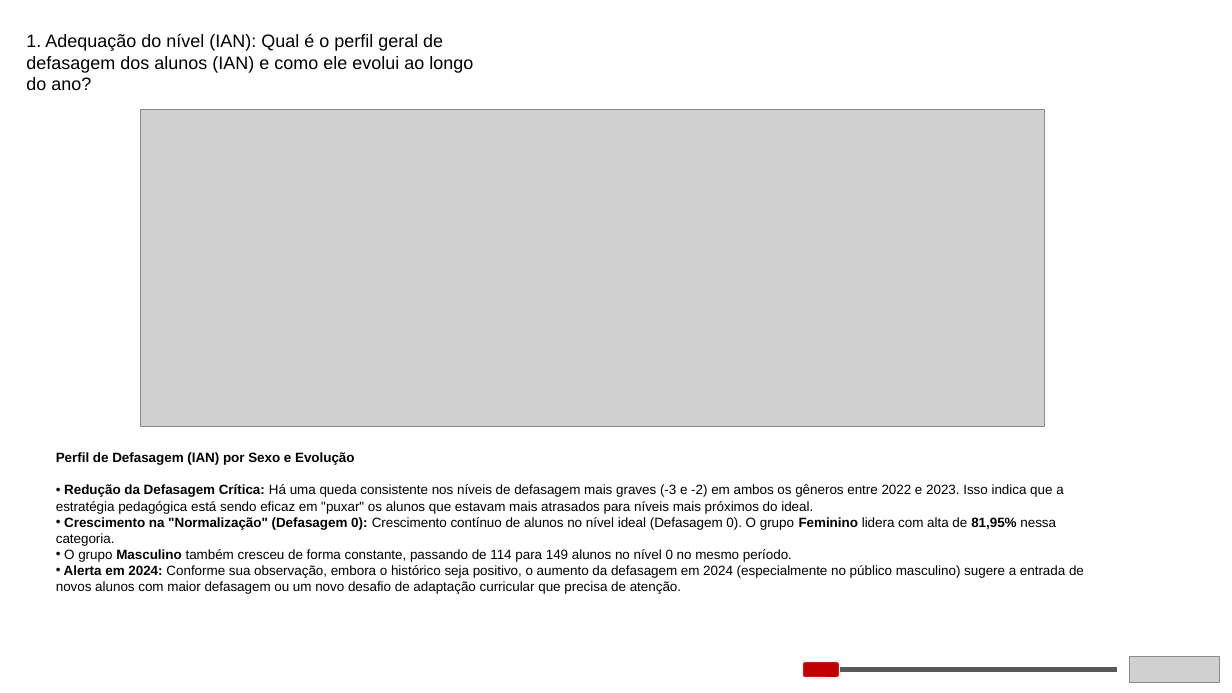
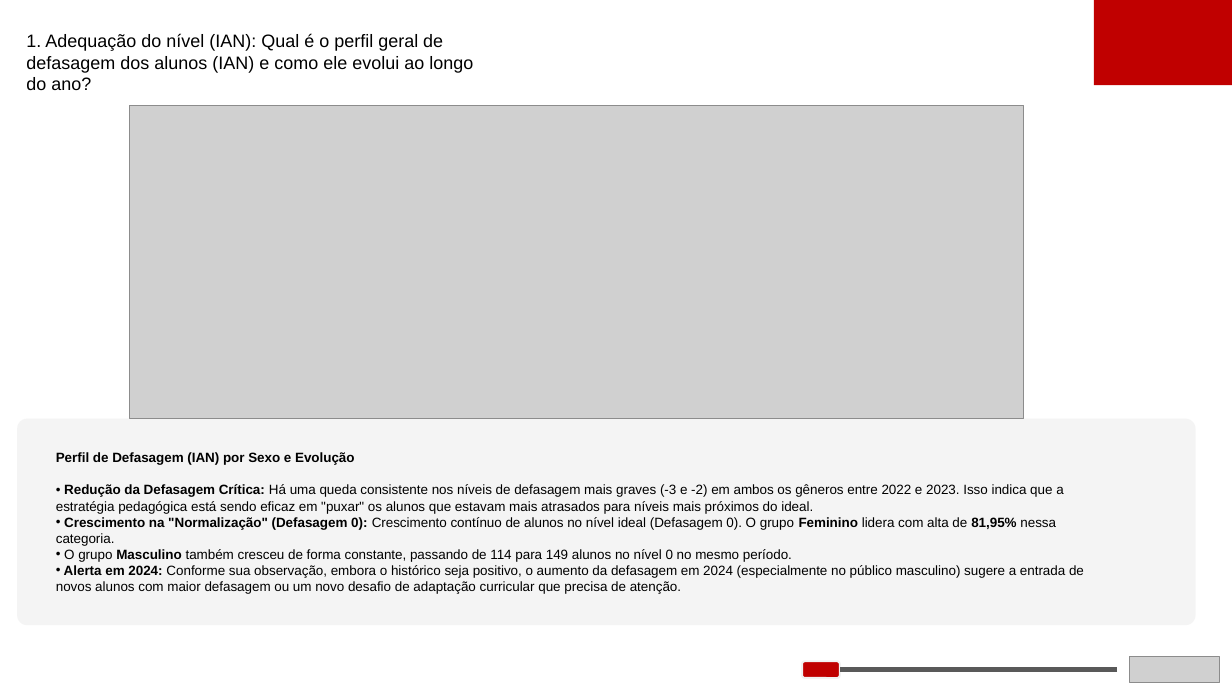
Before and after one commit to vbomura/tc5, a slide deck: slide 3 of Apresentacao/Apresentação_Datathon.pptx. Drawn at 1232x693 pixels with LibreOffice and Linux fonts; fonts in the diff are those of the drawing; grey boxes stand for pictures. Boxes give left, top, right and bottom in pixels: in the first picture for what was removed or moved away, otherwise in the second. Text is boxed around its words. In the diff, an @@ line names an element or a change of style, - is before the commit and + after.

```diff
--- a/Apresentacao/Apresentação_Datathon.pptx
+++ b/Apresentacao/Apresentação_Datathon.pptx
@@ rectangle added at box(1094, 0, 1232, 85), fill #C00000 @@
@@ picture: place and size @@
-picture at box(140, 109, 1044, 426)
+picture at box(129, 105, 1024, 419)
@@ rounded rectangle added at box(18, 419, 1196, 626), fill #F2F2F2 at 81% opacity @@
```
Also in this commit, not shown: 12 other slides changed, 1 slide added, 1 slide removed.
